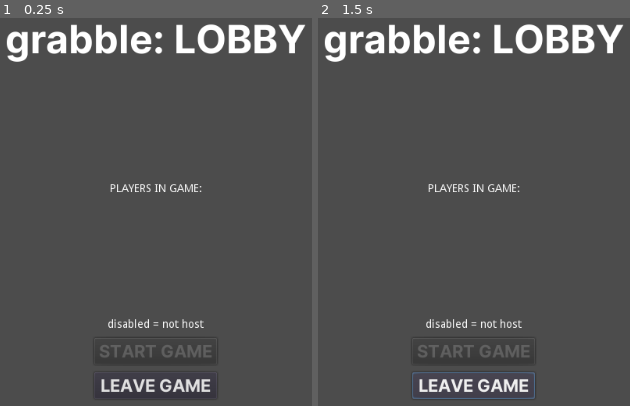
Above: before the commit, frames 1-2 (left to right).
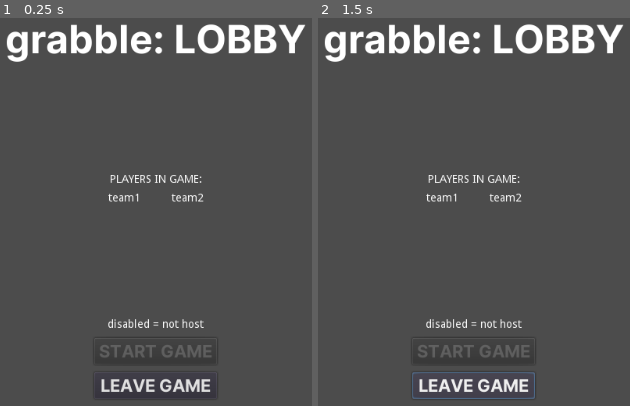
Above: after the commit, the same moments.

Repository: SDArtsCode/grapple-online
Game: Godot game, scene res://UI/OnlineLobby.tscn
The game is run twice, just before and just after one commit, with the same random seed, the same clock (stepped at 60 frames per second) and the same inputs. This scene is started directly instead of the project's main scene.
Inputs:
- Up to frame 1 (0.25 s): no input
- Up to frame 2 (1.5 s): click "LEAVE GAME" at 0.5 s; click "LEAVE GAME" at 1.25 s

The runs differ from the first frame. In frame 1, 0.8% of the frame differs, in the area x 34-66%, y 40-48%; in frame 2, 0.8%.
Error in both runs: Invalid call. Nonexistent function 'close_connection' in base 'Nil'. (res://Network.gd:103)

Commit message:
init the trilogy

Diff:
--- a/Game/OnlineGame.gd
+++ b/Game/OnlineGame.gd
@@ -10,6 +10,7 @@
 var scores : Array = [0, 0]
 onready var t_label = $UI/Control/CenterContainer/VBoxContainer/TimeLabel
 onready var s_label = $UI/Control/CenterContainer/VBoxContainer/ScoreLabel
+const PLAYER_SCENE = preload("res://Game/Player.tscn")
 
 func _ready():
 	load_players()
@@ -22,8 +23,11 @@
 remotesync func load_players():
 	var self_id = get_tree().get_network_unique_id()
 	for player in Network.players:
-		pass
-	pass
+		var player_instance = PLAYER_SCENE.instance()
+		add_child(player_instance)
+		player_instance.name = Network.players.keys()[player]
+		if Network.players.keys()[player] == self_id:
+			player_instance.set_network_master(self_id)
 
 func _process(_delta):
 	pass
--- a/Game/OnlineGame.tscn
+++ b/Game/OnlineGame.tscn
@@ -65,15 +65,3 @@
 
 [node name="Camera2D" type="Camera2D" parent="."]
 offset = Vector2( 512, 300 )
-
-[node name="Player" type="KinematicBody2D" parent="."]
-
-[node name="Label" type="Label" parent="Player"]
-margin_left = -96.0
-margin_top = -40.0
-margin_right = 96.0
-margin_bottom = -26.0
-align = 1
-valign = 1
-
-[node name="Sprite" type="Sprite" parent="Player"]
--- /dev/null
+++ b/Game/Player.gd
@@ -0,0 +1,16 @@
+extends KinematicBody2D
+
+
+# Declare member variables here. Examples:
+# var a = 2
+# var b = "text"
+
+
+# Called when the node enters the scene tree for the first time.
+func _ready():
+	pass # Replace with function body.
+
+
+# Called every frame. 'delta' is the elapsed time since the previous frame.
+#func _process(delta):
+#	pass
--- /dev/null
+++ b/Game/Player.tscn
@@ -0,0 +1,26 @@
+[gd_scene load_steps=4 format=2]
+
+[ext_resource path="res://Assets/circle.png" type="Texture" id=1]
+[ext_resource path="res://Game/Player.gd" type="Script" id=2]
+
+[sub_resource type="CircleShape2D" id=1]
+
+[node name="Player" type="KinematicBody2D"]
+script = ExtResource( 2 )
+
+[node name="Label" type="Label" parent="."]
+margin_left = -96.0
+margin_top = -40.0
+margin_right = 96.0
+margin_bottom = -26.0
+align = 1
+valign = 1
+
+[node name="Sprite" type="Sprite" parent="."]
+modulate = Color( 0, 0, 0, 1 )
+position = Vector2( -3.8147e-06, -3.8147e-06 )
+scale = Vector2( 0.18, 0.18 )
+texture = ExtResource( 1 )
+
+[node name="CollisionShape2D" type="CollisionShape2D" parent="."]
+shape = SubResource( 1 )
--- a/UI/OnlineLobby.gd
+++ b/UI/OnlineLobby.gd
@@ -1,24 +1,38 @@
 extends Control
 
 const PLAYER_CARD = preload("res://UI/PlayerLobbyCard.tscn")
+onready var team1 = $CenterContainer/VBoxContainer/HBoxContainer/Team1
+onready var team2 = $CenterContainer/VBoxContainer/HBoxContainer/Team2
+var is_team1 : bool = true
 
 func _ready():
 	#get_tree().connect("network_peer_connected", self,"_network_peer_connected")
 	get_tree().connect("network_peer_disconnected", self,"_network_peer_disconnected")
 	Network.connect("player_registered", self, "_Network_player_registered")
 
-	for player_key in Network.players.keys():
-		print(Network.players)
-		add_player_card(player_key, Network.players[player_key].name, false)
 	if Network.is_server:
 		$CenterContainer3/VBoxContainer/Server.disabled = false
+		for player_key in Network.players.keys():
+			Network.players[player_key]["is_team1"] = is_team1
+			is_team1 = !is_team1
+	rpc('sync_player_cards')
 
-func add_player_card(id, _name, is_ready):
+remotesync func sync_player_cards():
+	for player_key in Network.players.keys():
+		add_player_card(player_key, Network.players[player_key].name, Network.players[player_key].is_team1, false)
+
+remotesync func sync_new_player_card(new_player_id):
+	add_player_card(new_player_id, Network.players[new_player_id].name, Network.players[new_player_id].is_team1, false)
+
+func add_player_card(id, _name, is_team1 : bool, is_ready):
 	var card = PLAYER_CARD.instance()
 	card.id = id
 	card.set_name(_name)
 	card.set_ready(is_ready)
-	$CenterContainer/VBoxContainer.add_child(card)
+	if is_team1:
+		team1.add_child(card)
+	else:
+		team2.add_child(card)
 	card.name = str(id)
 
 func remove_player_card(id):
@@ -32,8 +46,10 @@
 	remove_player_card(id)
 
 func _Network_player_registered(id):
-	add_player_card(id, Network.players[id].name, false)
-
+	if Network.is_server:
+		Network.players[id].is_team1 = is_team1
+		is_team1 = !is_team1
+		rpc('sync_new_player_card', id)
 
 func _on_Server_pressed():
 	Global.game_state = Global.ONLINEGAME
--- a/UI/OnlineLobby.tscn
+++ b/UI/OnlineLobby.tscn
@@ -23,19 +23,45 @@
 anchor_bottom = 1.0
 
 [node name="VBoxContainer" type="VBoxContainer" parent="CenterContainer"]
-margin_left = 453.0
-margin_top = 293.0
-margin_right = 571.0
-margin_bottom = 307.0
+margin_left = 451.0
+margin_top = 281.0
+margin_right = 573.0
+margin_bottom = 319.0
 custom_constants/separation = 10
 alignment = 1
 
 [node name="Label" type="Label" parent="CenterContainer/VBoxContainer"]
-margin_right = 118.0
+margin_right = 122.0
 margin_bottom = 14.0
 text = "PLAYERS IN GAME:"
 align = 1
 valign = 1
+
+[node name="HBoxContainer" type="HBoxContainer" parent="CenterContainer/VBoxContainer"]
+margin_top = 24.0
+margin_right = 122.0
+margin_bottom = 38.0
+custom_constants/separation = 40
+alignment = 1
+
+[node name="Team1" type="VBoxContainer" parent="CenterContainer/VBoxContainer/HBoxContainer"]
+margin_right = 41.0
+margin_bottom = 14.0
+
+[node name="Label" type="Label" parent="CenterContainer/VBoxContainer/HBoxContainer/Team1"]
+margin_right = 41.0
+margin_bottom = 14.0
+text = "team1"
+
+[node name="Team2" type="VBoxContainer" parent="CenterContainer/VBoxContainer/HBoxContainer"]
+margin_left = 81.0
+margin_right = 122.0
+margin_bottom = 14.0
+
+[node name="Label" type="Label" parent="CenterContainer/VBoxContainer/HBoxContainer/Team2"]
+margin_right = 41.0
+margin_bottom = 14.0
+text = "team2"
 
 [node name="CenterContainer2" type="CenterContainer" parent="."]
 anchor_right = 1.0
Not shown, changed: grapple-online.pck
